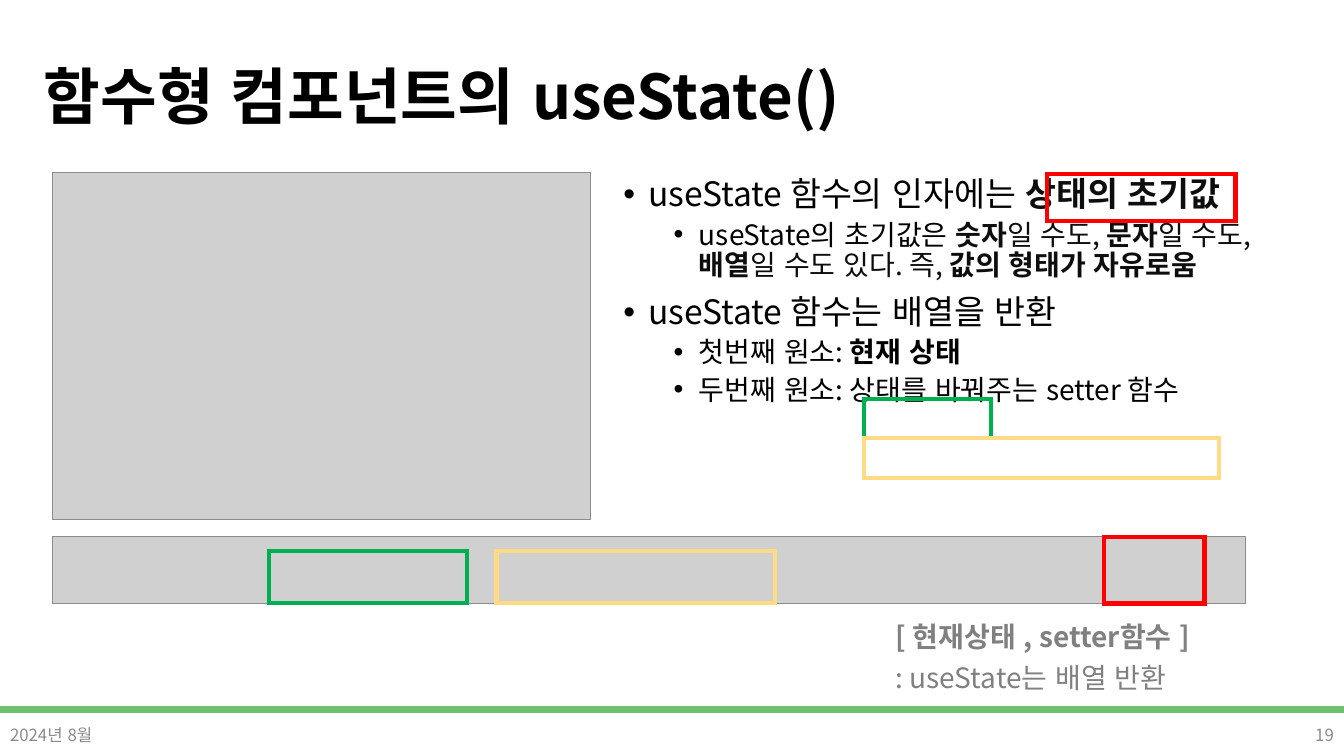
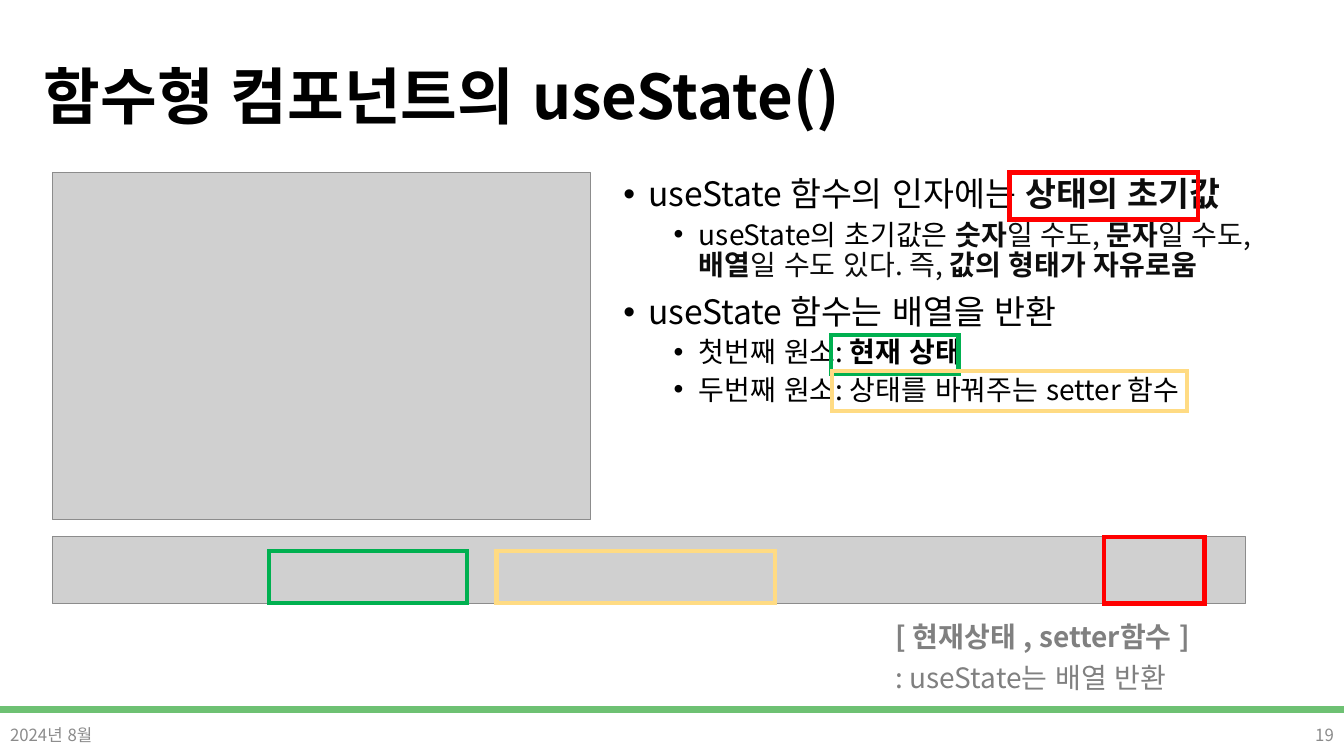
Before and after one commit to DevDamon0527/SeSAC_Yeongdeungpo_Campus_6th, a slide deck: slide 19 of material/[SeSAC_YDP_6] 24_React_Props_State.pptx. Drawn at 1344x756 pixels with LibreOffice and Linux fonts; fonts in the diff are those of the drawing; grey boxes stand for pictures; background and template pictures are left out. Boxes give left, top, right and bottom in pixels: in the first picture for what was removed or moved away, otherwise in the second. Text is boxed around its words. In the diff, an @@ line names an element or a change of style, - is before the commit and + after.

Commit message:
study(0805) : React_State & Event

```diff
--- a/material/[SeSAC_YDP_6] 24_React_Props_State.pptx
+++ b/material/[SeSAC_YDP_6] 24_React_Props_State.pptx
@@ rectangle: place and size @@
-rectangle at box(1048, 173, 1236, 221)
+rectangle at box(1010, 172, 1199, 220)
@@ rectangle: place and size @@
-rectangle at box(864, 399, 991, 439)
+rectangle at box(832, 335, 959, 374)
@@ rectangle: place and size @@
-rectangle at box(864, 439, 1219, 478)
+rectangle at box(833, 371, 1188, 410)
```
Also in this commit, not shown: 3 other slides changed, 46 other files.
